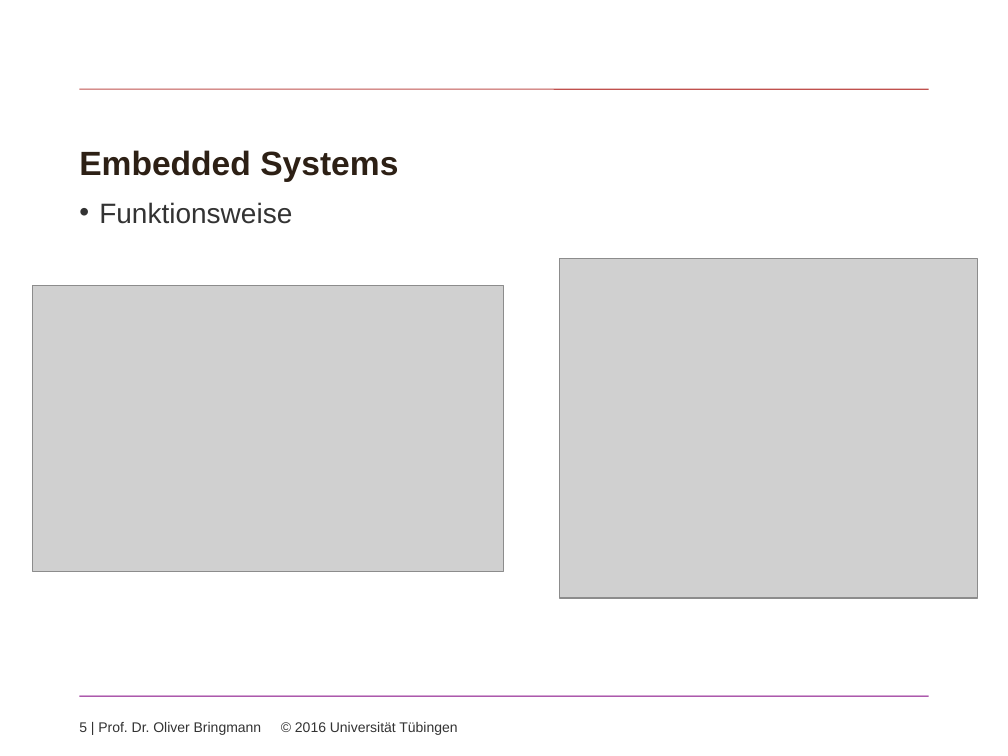
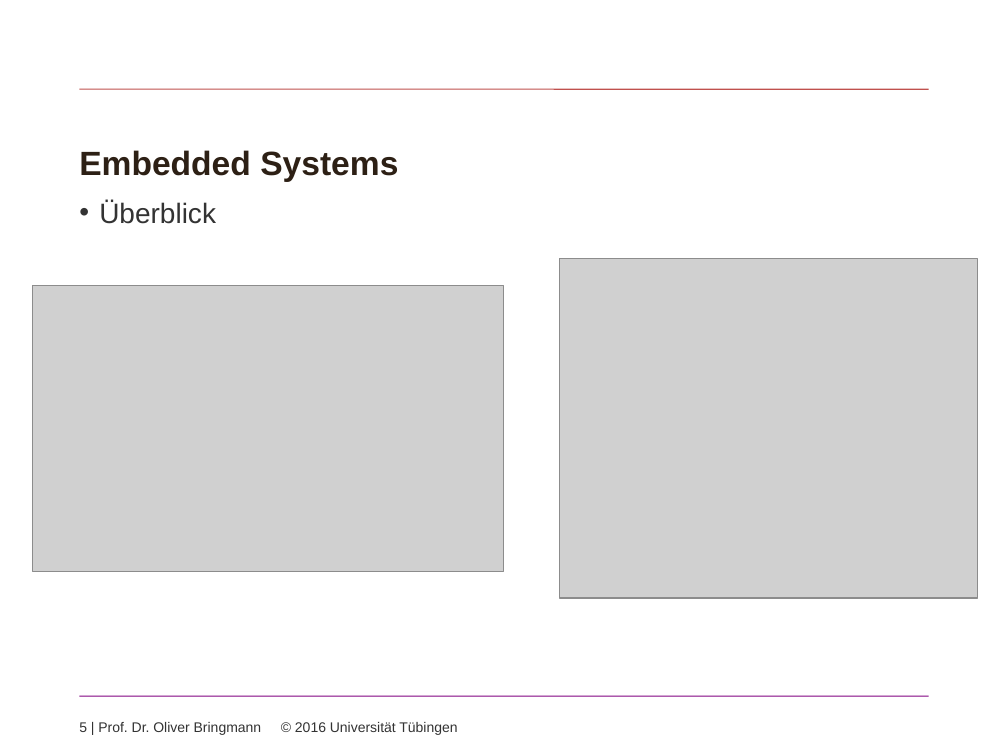
Before and after one commit to speedbyte/ProjectManagement, a slide deck: slide 5 of TeamWebProjectManagement/Praesentation/ProgrammierprojektSS2016.pptx. Drawn at 1008x756 pixels with LibreOffice and Linux fonts; fonts in the diff are those of the drawing; grey boxes stand for pictures; background and template pictures are left out. Boxes give left, top, right and bottom in pixels: in the first picture for what was removed or moved away, otherwise in the second. Text is boxed around its words. In the diff, an @@ line names an element or a change of style, - is before the commit and + after.

```diff
--- a/TeamWebProjectManagement/Praesentation/ProgrammierprojektSS2016.pptx
+++ b/TeamWebProjectManagement/Praesentation/ProgrammierprojektSS2016.pptx
@@ text at [99, 201, 216, 224]: text changed @@
-• Funktionsweise
+• Überblick
```
Also in this commit, not shown: 3 other slides changed, 1 slide added, 1 other file.
